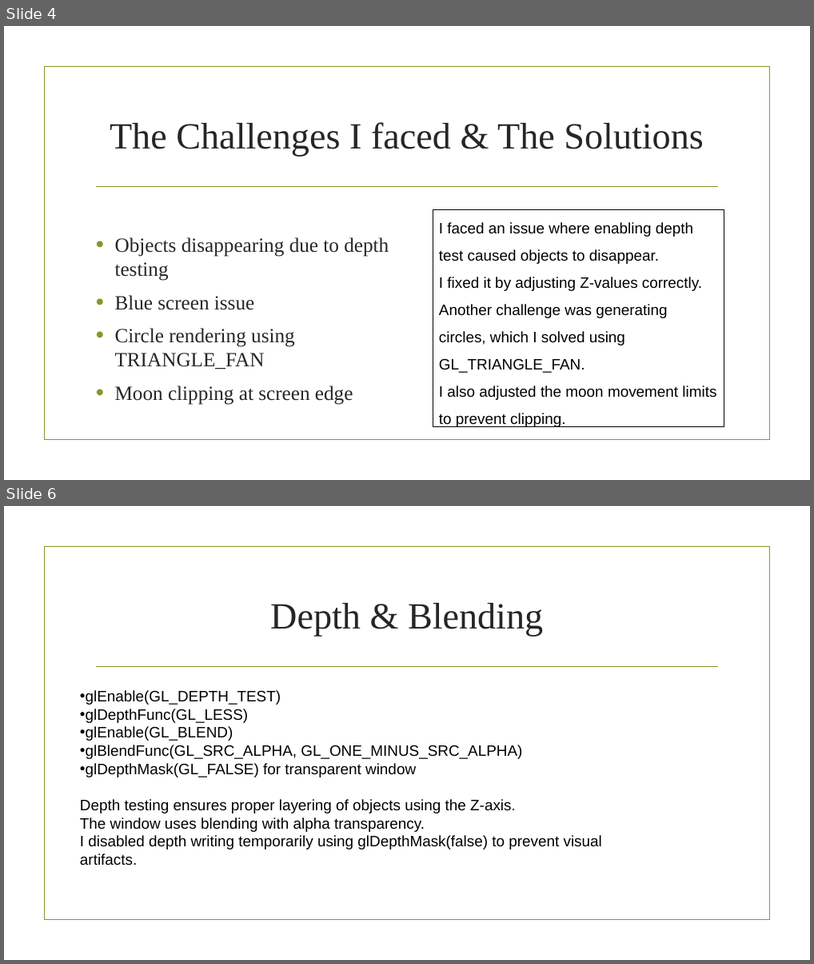
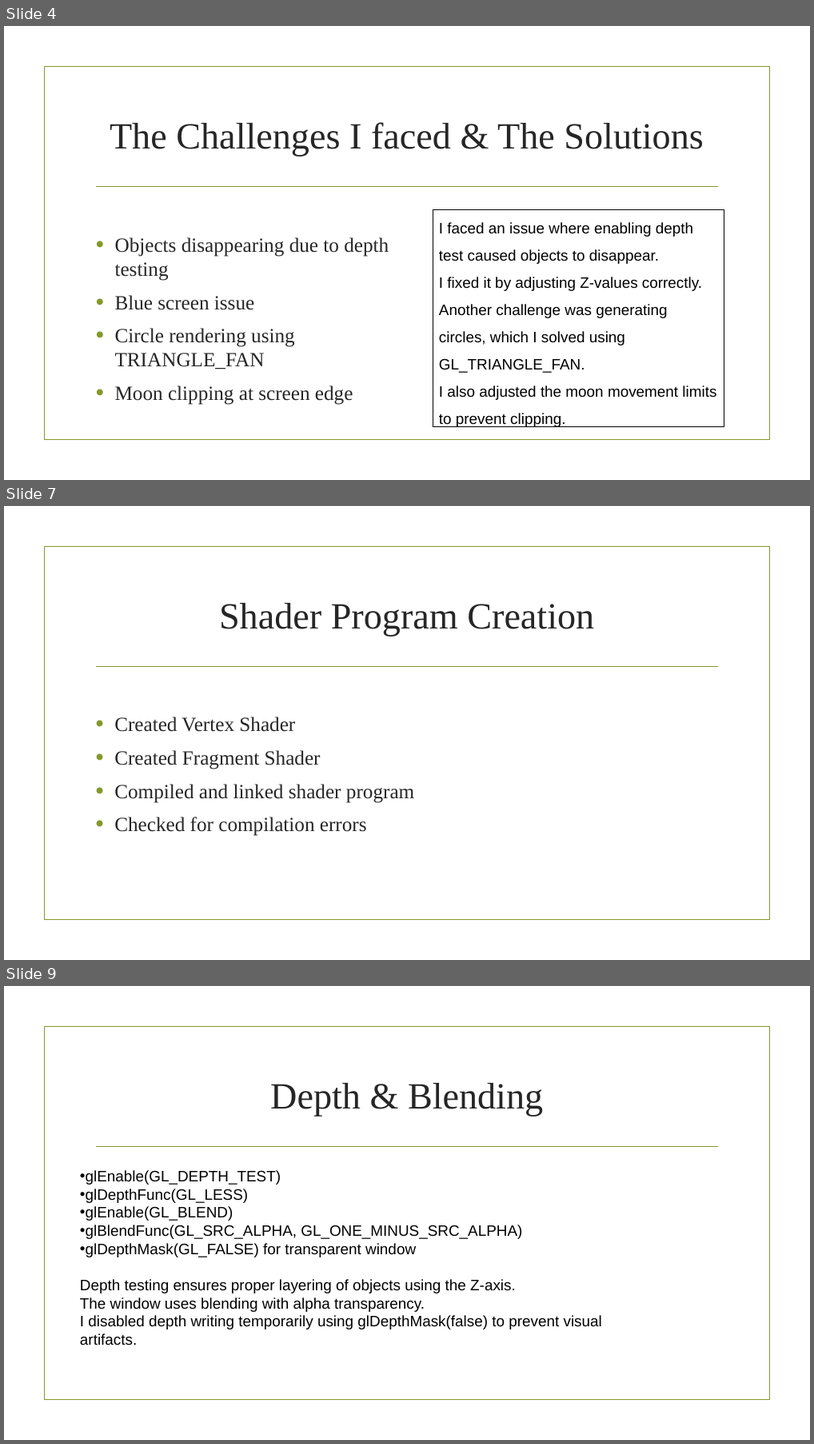
Before and after one commit to leen-911/Computer-Graphics-Projects, a slide deck: CG_First Project/cg_1st_project.pptx. Shown one above the other, each under a label of ours: slides 4 and 6 before the commit, slides 4, 7 and 9 after it; the slides between them are not shown. The pictures are 814x964 and 814x1444 pixels, drawn with LibreOffice and Linux fonts; fonts in the diff are those of the drawing; background and template pictures are left out. Boxes give left, top, right and bottom in pixels: in the first picture for what was removed or moved away, otherwise in the second. Text is boxed around its words. In the diff, an @@ line names an element or a change of style, - is before the commit and + after.

```diff
--- a/CG_First Project/cg_1st_project.pptx
+++ b/CG_First Project/cg_1st_project.pptx
@@ slide 7 added at (4, 506, 810, 960), background picture (left out); not listed: 2 template elements that a slide beside it also shows @@
@@ title added at (219, 603, 594, 636), 44 pt, text #262626 @@
+Shader Program Creation
@@ text added at (114, 716, 414, 836), 24 pt, text #262626 @@
+• Created Vertex Shader
+• Created Fragment Shader
+• Compiled and linked shader program
+• Checked for compilation errors
@@ what was slide 6 is now slide 9 @@
```
Also in this commit, not shown: 4 other slides added.
